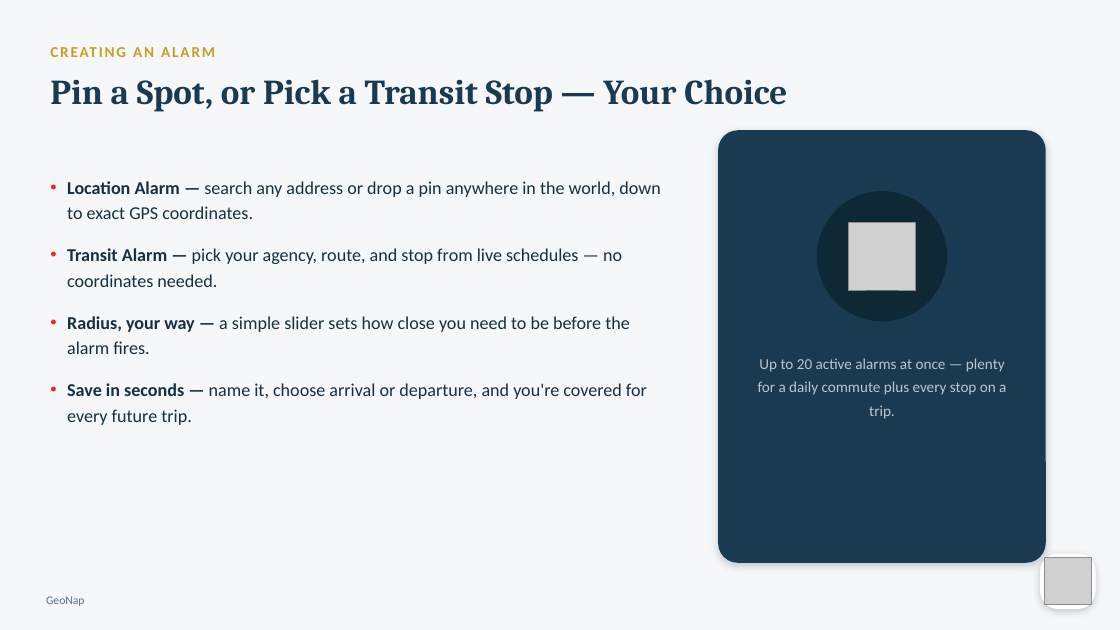
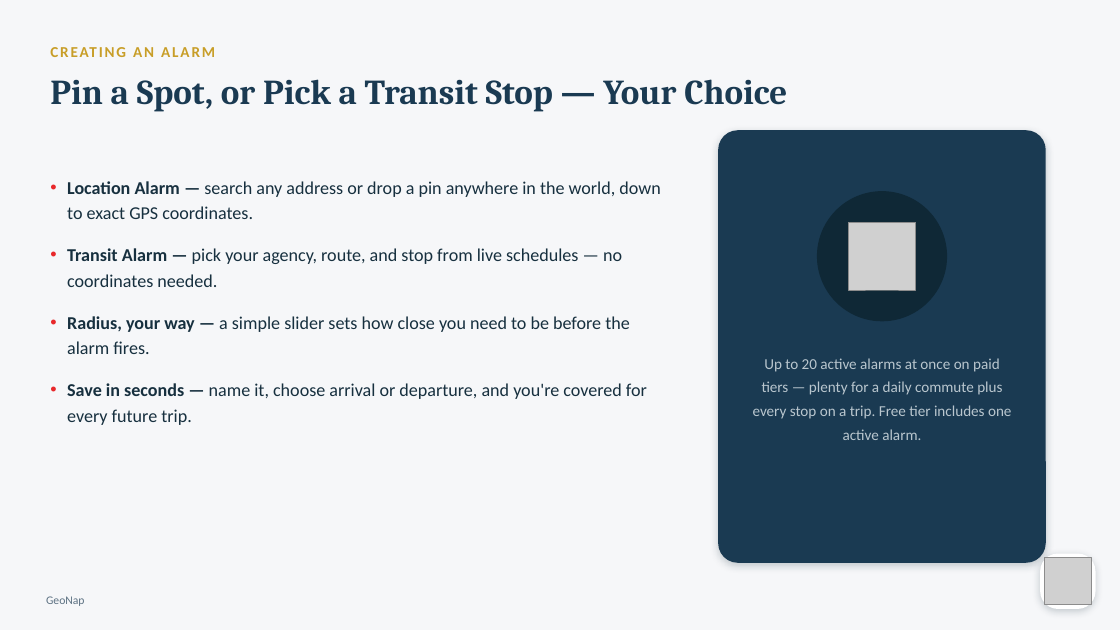
Before and after one commit to rmbartis/GeoNap, a slide deck: slide 4 of docs/GeoNap Presentations/GeoNap_Marketing_Deck.pptx. Drawn at 1120x630 pixels with LibreOffice and Linux fonts; fonts in the diff are those of the drawing; grey boxes stand for pictures. Boxes give left, top, right and bottom in pixels: in the first picture for what was removed or moved away, otherwise in the second. Text is boxed around its words. In the diff, an @@ line names an element or a change of style, - is before the commit and + after.

```diff
--- a/docs/GeoNap Presentations/GeoNap_Marketing_Deck.pptx
+++ b/docs/GeoNap Presentations/GeoNap_Marketing_Deck.pptx
@@ text at (753,358,1011,440): text changed @@
-Up to 20 active alarms at once — plenty for a daily commute plus every stop on a trip.
+Up to 20 active alarms at once on paid tiers — plenty for a daily commute plus every stop on a trip. Free tier includes one active alarm.
```
Also in this commit, not shown: 1 other slide changed, 16 other files.
